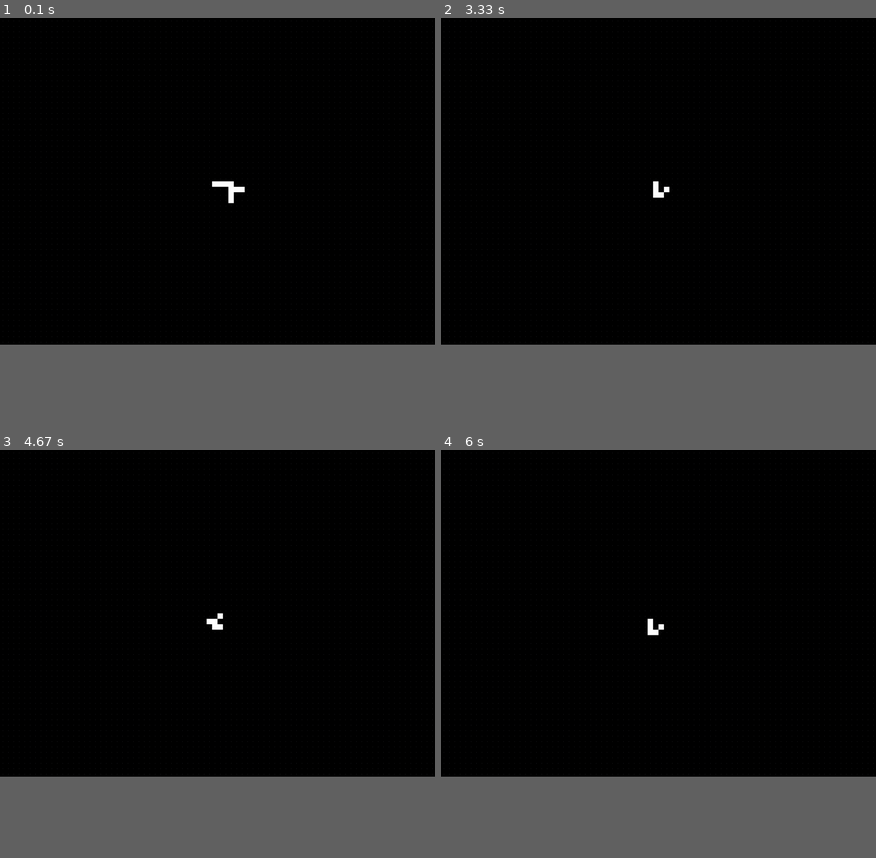
Above: before the commit, frames 1-4 (two rows, left to right).
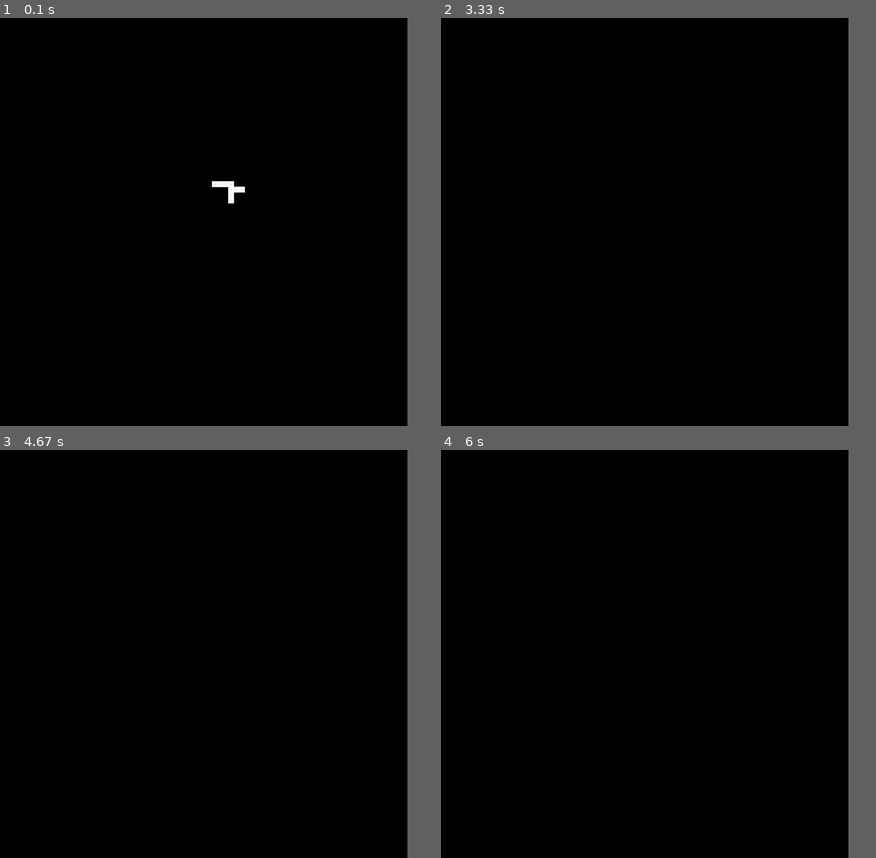
Above: after the commit, the same moments.

Repository: Egal432/game_of_life
Game: pygame game, started from src/gol/main.py
Same seed, same stepped clock (60 frames per second), same inputs: the game is played once before the commit and once after it.
Inputs (mouse positions are in pixels of both pictures, inside the frame that each line leads up to):
- Up to frame 1 (0.1 s): no input
- Up to frame 2 (3.33 s): tap F at 0.33, 0.82, 2.15 s; hold C 0.67-1.13 s; hold D 0.67-1.13 s; move the mouse to (545, 226) at 0.7 s; tap Space at 0.73, 1.03, 2.07, 2.37, 2.57, 2.87 s; press the mouse at (793, 364) at 1.2 s; move the mouse to (741, 311) at 1.3 s; release the mouse at (693, 258) at 1.43 s; hold W 2-2.47 s; hold + 2.5-2.97 s; hold D 2.5-2.97 s; tap - at 2.65 s
- Up to frame 3 (4.67 s): hold A 3.5-4.03 s; tap Space at 3.57, 3.87, 4.13, 4.43 s; tap F at 3.65 s; hold N 4.07-4.53 s; hold S 4.07-4.53 s; tap - at 4.22 s
- Up to frame 4 (6 s): no input
In our replay, the window is 900x675 before the commit and 843x843 after it. These sizes can differ from the game's own. Grey fills any space a smaller window leaves; there, only what the larger window draws over its background counts as a difference.

The runs differ from the first frame. In frame 1, 0.5% of the frame differs, in the area x 0-100%, y 0-80%; in frame 2, 0.5%; in frame 3, 0.5%; in frame 4, 0.5%.

Commit message:
ai slop introduced, might be some things missing...

Diff:
--- a/src/gol/engine.py
+++ b/src/gol/engine.py
@@ -1,4 +1,6 @@
 import numpy as np
+from typing import List
+from numpy.typing import NDArray
 
 
 class GameOfLife:
@@ -6,6 +8,8 @@
         self.width = width
         self.height = height
         self.grid = np.zeros((height, width), dtype=np.uint8)
+
+        self.future_states = []
 
         self.history = []
         self.max_history = max_history
@@ -30,25 +34,49 @@
     def snapshot(self):
         self._save_state()
 
+    def neighbors(self, state) -> "NDArray[np.uint8]":
+
+        neighbors = (
+            np.roll(state, 1, 0)
+            + np.roll(state, -1, 0)
+            + np.roll(state, 1, 1)
+            + np.roll(state, -1, 1)
+            + np.roll(np.roll(state, 1, 0), 1, 1)
+            + np.roll(np.roll(state, 1, 0), -1, 1)
+            + np.roll(np.roll(state, -1, 0), 1, 1)
+            + np.roll(np.roll(state, -1, 0), -1, 1)
+        )
+        return neighbors.astype(np.uint8)
+
     def step(self) -> None:
         self._save_state()
-
-        neighbors = (
-            np.roll(self.grid, 1, 0)
-            + np.roll(self.grid, -1, 0)
-            + np.roll(self.grid, 1, 1)
-            + np.roll(self.grid, -1, 1)
-            + np.roll(np.roll(self.grid, 1, 0), 1, 1)
-            + np.roll(np.roll(self.grid, 1, 0), -1, 1)
-            + np.roll(np.roll(self.grid, -1, 0), 1, 1)
-            + np.roll(np.roll(self.grid, -1, 0), -1, 1)
-        )
+        neighbors = self.neighbors(self.grid)
 
         self.grid = np.where(
             (neighbors == 3) | ((self.grid == 1) & (neighbors == 2)),
             1,
             0,
         ).astype(np.uint8)
+
+    def simulate(self, steps_ahead: int) -> None:
+        current = self.grid.copy()
+        self.future_states = []
+
+        for _ in range(steps_ahead):
+            neighbors = self.neighbors(current)
+
+            current = np.where(
+                (neighbors == 3) | ((current == 1) & (neighbors == 2)),
+                1,
+                0,
+            ).astype(np.uint8)
+
+            self.future_states.append(current.copy())
+
+    def clear_future(self):
+        self.future_states = []
+        self.show_future = False
+
 
     def undo(self):
         if not self.history:
--- a/src/gol/main.py
+++ b/src/gol/main.py
@@ -3,7 +3,7 @@
 
 
 def main():
-    game = GameOfLife(80, 60)
+    game = GameOfLife(200, 200)
     game.toggle(39, 30)
     game.toggle(40, 30)
     game.toggle(41, 30)
--- /dev/null
+++ b/src/gol/ui/camera.py
@@ -0,0 +1,40 @@
+from dataclasses import dataclass
+
+
+def world_to_screen(camera, wx, wy, cell_size):
+    sx = (wx - camera.x) * (cell_size * camera.zoom)
+    sy = (wy - camera.y) * (cell_size * camera.zoom)
+    return int(sx), int(sy)
+
+
+def screen_to_world(camera, sx, sy, cell_size):
+    wx = camera.x + sx / (cell_size * camera.zoom)
+    wy = camera.y + sy / (cell_size * camera.zoom)
+    return int(wx), int(wy)
+
+
+@dataclass
+class Camera:
+    x: float = 0.0  # top-left world cell
+    y: float = 0.0
+    zoom: float = 1.0  # scale factor
+
+    min_zoom: float = 0.2
+    max_zoom: float = 5.0
+
+    def clamp_zoom(self) -> None:
+        if self.zoom < self.min_zoom:
+            self.zoom = self.min_zoom
+        elif self.zoom > self.max_zoom:
+            self.zoom = self.max_zoom
+
+    def pan(self, dx: float, dy: float) -> None:
+        """
+        Pan in world coordinates.
+        dx, dy are in world-cell units.
+        """
+        self.x += dx
+        self.y += dy
+
+    def zoom_by(self, factor: float) -> None:
+        self.zoom *= factor
--- a/src/gol/ui/pygame_ui.py
+++ b/src/gol/ui/pygame_ui.py
@@ -1,140 +1,211 @@
-import time
-
+
+import math
+
+import numpy as np
 import pygame
 
-from gol.config import (
-    ALIVE_COLOR,
-    CELL_SIZE,
-    DEAD_COLOR,
-    FPS,
-    MAX_STEP,
-    MIN_STEP,
-    POINT_COLOR,
-    POINT_RADIUS,
-    STEP_INTERVAL,
-)
+from gol.config import (ALIVE_COLOR, CELL_SIZE, DEAD_COLOR, FPS, MAX_STEP,
+                        MIN_STEP, POINT_COLOR, STEP_INTERVAL)
+from gol.ui.camera import Camera, screen_to_world, world_to_screen
 
 
 def run(game):
-    step_interval = 0.2
-    MIN_STEP = 0.02
-    MAX_STEP = 1.0
-
+    # --- Helper to mark future as dirty
+    def mark_future_dirty():
+        nonlocal future_sim_dirty, future_surface_dirty
+        future_sim_dirty = True
+        future_surface_dirty = True
+
+    # --- Camera
+    camera = Camera(x=0.0, y=0.0, zoom=1.0)
+
+    SCREEN_W, SCREEN_H = 900, 900
+    ALPHA_SCALE = 0.75
+    SIMUL_RANGE = 25
+
+    step_interval = STEP_INTERVAL
     dragging = False
     drag_value = None
     dragged_cells = set()
 
+    future_surface_dirty = True
+    future_sim_dirty = True
+    show_future = False
+
     pygame.init()
-
-    width_px = game.width * CELL_SIZE
-    height_px = game.height * CELL_SIZE
-
-    screen = pygame.display.set_mode((width_px, height_px))
+    screen = pygame.display.set_mode((SCREEN_W, SCREEN_H))
     pygame.display.set_caption("Game of Life")
 
+    # Preallocate future surface
+    future_surface = pygame.Surface(screen.get_size(), pygame.SRCALPHA)
+
     clock = pygame.time.Clock()
-
     paused = False
     pending_steps = 0
     sim_time_acc = 0.0
-
     running = True
 
     while running:
-        # --- Events
+        dt = clock.tick(FPS) / 1000.0
+
+        # --- Event handling ---
         for event in pygame.event.get():
-            # closing window
             if event.type == pygame.QUIT:
                 running = False
 
-            # Spacebar = Pause
             elif event.type == pygame.KEYDOWN:
                 if event.key == pygame.K_SPACE:
                     paused = not paused
-
-                # n press = 1 step
                 elif event.key == pygame.K_n and paused:
                     pending_steps += 1
-
-                # simple undo with history of 1000 ~ 10 mb max
                 elif event.key == pygame.K_b and paused:
                     game.undo()
-
+                    mark_future_dirty()
+                elif event.key == pygame.K_f:
+                    show_future = not show_future
+                    mark_future_dirty()
+
+                   #Adjust step speed
                 elif event.key in (pygame.K_PLUS, pygame.K_EQUALS):
                     step_interval = max(MIN_STEP, step_interval * 0.8)
-
                 elif event.key == pygame.K_MINUS:
                     step_interval = min(MAX_STEP, step_interval * 1.25)
-
-            # mouse click toggles cells, dragging draws cells
-            # left mouse = alive, right mouse = unalive
+                elif event.key == pygame.K_c:
+                    game.clear()
+                    mark_future_dirty()
+
+            # Mouse click / dragging
             elif event.type == pygame.MOUSEBUTTONDOWN:
                 if paused and event.button in (1, 3):
-
                     mx, my = event.pos
-                    x = mx // CELL_SIZE
-                    y = my // CELL_SIZE
-
-                    dragging = True
-                    drag_value = event.button == 1
-                    game.snapshot()
-
-                    game.set_cell(x, y, drag_value)
-                    dragged_cells.clear()
+                    wx, wy = screen_to_world(camera, mx, my, CELL_SIZE)
+                    x, y = int(wx), int(wy)
+                    if 0 <= x < game.width and 0 <= y < game.height:
+                        dragging = True
+                        drag_value = event.button == 1
+                        game.snapshot()
+                        game.set_cell(x, y, drag_value)
+                        dragged_cells.clear()
+                        mark_future_dirty()
 
             elif event.type == pygame.MOUSEMOTION:
                 if paused and dragging:
                     mx, my = event.pos
-                    x = mx // CELL_SIZE
-                    y = my // CELL_SIZE
-
-                    if (x, y) not in dragged_cells:
-                        game.set_cell(x, y, drag_value)
-                        dragged_cells.add((x, y))
+                    wx, wy = screen_to_world(camera, mx, my, CELL_SIZE)
+                    x, y = int(wx), int(wy)
+                    if 0 <= x < game.width and 0 <= y < game.height:
+                        if (x, y) not in dragged_cells:
+                            game.set_cell(x, y, drag_value)
+                            dragged_cells.add((x, y))
+                            mark_future_dirty()
 
             elif event.type == pygame.MOUSEBUTTONUP:
                 if event.button in (1, 3):
                     dragging = False
                     drag_value = None
-
-        dt = clock.tick(FPS) / 1000.0
-
-        # manual steps: instant, uncapped
+                    mark_future_dirty()
+
+            elif event.type == pygame.MOUSEWHEEL:
+                if event.y > 0:
+                    camera.zoom_by(1.1)
+                elif event.y < 0:
+                    camera.zoom_by(0.9)
+                mark_future_dirty()
+
+        # --- Keyboard pan ---
+        keys = pygame.key.get_pressed()
+        pan_speed = 1 / camera.zoom
+        if keys[pygame.K_w]:
+            camera.pan(0, -pan_speed)
+            mark_future_dirty()
+        if keys[pygame.K_s]:
+            camera.pan(0, pan_speed)
+            mark_future_dirty()
+        if keys[pygame.K_a]:
+            camera.pan(-pan_speed, 0)
+            mark_future_dirty()
+        if keys[pygame.K_d]:
+            camera.pan(pan_speed, 0)
+            mark_future_dirty()
+
+        # --- Simulation stepping ---
+        # Manual steps
         while pending_steps > 0:
             game.step()
+            mark_future_dirty()
             pending_steps -= 1
 
-        # automatic stepping when unpaused
+        # Automatic stepping
         if not paused:
             sim_time_acc += dt
-            while sim_time_acc >= step_interval:
+            while sim_time_acc >= step_interval:  # step_interval
                 game.step()
+                mark_future_dirty()
                 sim_time_acc -= step_interval
-        else:
-            for _ in range(pending_steps):
-                game.step()
-            pending_steps = 0
-
-        # --- Draw
+
+        # --- Simulate future if needed ---
+        if show_future and future_sim_dirty:
+            game.simulate(SIMUL_RANGE)
+            future_sim_dirty = False
+            future_surface_dirty = True
+
+        # --- Compute visible range ---
+        screen_w, screen_h = screen.get_size()
+        cell_px = CELL_SIZE * camera.zoom
+        visible_cols = int(screen_w / cell_px) + 2
+        visible_rows = int(screen_h / cell_px) + 2
+        start_x = max(0, int(camera.x))
+        start_y = max(0, int(camera.y))
+        end_x = min(game.width, start_x + visible_cols)
+        end_y = min(game.height, start_y + visible_rows)
+        cell_px = int(round(cell_px))
+
+        # --- Draw background ---
         screen.fill(DEAD_COLOR)
 
-        for y in range(game.height):
-            for x in range(game.width):
-                cx = x * CELL_SIZE + CELL_SIZE // 2
-                cy = y * CELL_SIZE + CELL_SIZE // 2
-                pygame.draw.rect(screen, POINT_COLOR, (cx, cy, 1, 1))
-                if game.alive(x, y):
-                    rect = pygame.Rect(
-                        x * CELL_SIZE,
-                        y * CELL_SIZE,
-                        CELL_SIZE,
-                        CELL_SIZE,
-                    )
-                    screen.fill(ALIVE_COLOR, rect)
+        # --- Draw future using numpy surfarray for speed ---
+        if show_future and future_surface_dirty:
+            future_surface.fill((0, 0, 0, 0))
+            arr = np.zeros((screen_h, screen_w, 4), dtype=np.uint8)
+
+            for step_idx, grid in enumerate(game.future_states):
+                alpha = int(255 * ALPHA_SCALE * (1.0 - step_idx / len(game.future_states)))
+                color = (*ALIVE_COLOR[:3], alpha)
+
+                # Only alive cells
+                ys, xs = np.nonzero(grid)
+                for y_cell, x_cell in zip(ys, xs):
+                    if start_x <= x_cell < end_x and start_y <= y_cell < end_y:
+                        sx, sy = world_to_screen(camera, x_cell, y_cell, CELL_SIZE)
+                        sx, sy = int(sx), int(sy)
+                        if 0 <= sx < screen_w and 0 <= sy < screen_h:
+                            sx, sy = world_to_screen(camera, x_cell, y_cell, CELL_SIZE)
+                            sx, sy = int(sx), int(sy)
+                            rect = pygame.Rect(sx,
+                                               sy,
+                                               int(CELL_SIZE*camera.zoom)+1,
+                                               int(CELL_SIZE*camera.zoom)+1)
+                            pygame.draw.rect(future_surface, color, rect)
+            future_surface_dirty = False
+
+        if show_future:
+            screen.blit(future_surface, (0, 0))
+
+        # --- Draw live cells ---
+        ys, xs = np.nonzero(game.grid)
+        for y_cell, x_cell in zip(ys, xs):
+            if start_x <= x_cell < end_x and start_y <= y_cell < end_y:
+                sx, sy = world_to_screen(camera, x_cell, y_cell, CELL_SIZE)
+                rect = pygame.Rect(int(sx), int(sy), cell_px + 1, cell_px + 1)
+                pygame.draw.rect(screen, ALIVE_COLOR, rect)
+
+        # Optional: draw grid dots if zoomed in
+        if camera.zoom >= 0.8:
+            for y_cell, x_cell in zip(ys, xs):
+                if start_x <= x_cell < end_x and start_y <= y_cell < end_y:
+                    sx, sy = world_to_screen(camera, x_cell + 0.5, y_cell + 0.5, CELL_SIZE)
+                    screen.set_at((int(sx), int(sy)), POINT_COLOR)
 
         pygame.display.flip()
 
-        # --- Timing
-        clock.tick(FPS)
-
     pygame.quit()
--- a/tests/test_engine.py
+++ b/tests/test_engine.py
@@ -1,7 +1,9 @@
 import numpy as np
 
 from gol.engine import GameOfLife
-
+from gol.ui.camera import Camera, screen_to_world, world_to_screen
+from gol.config import (ALIVE_COLOR, CELL_SIZE, DEAD_COLOR, FPS, MAX_STEP,
+                        MIN_STEP, POINT_COLOR, POINT_RADIUS, STEP_INTERVAL)
 
 def test_block_is_stable():
     game = GameOfLife(4, 4)
@@ -40,3 +42,12 @@
 
     game.undo()
     assert game.grid[2, 2] == 0
+
+
+def test_world_to_screen_roundtrip():
+    cell_size = CELL_SIZE
+    cam = Camera(x=10, y=5, zoom=2)
+    wx, wy = 12, 7
+    sx, sy = world_to_screen(cam, wx, wy, cell_size)
+    wx2, wy2 = screen_to_world(cam, sx, sy, cell_size)
+    assert (wx, wy) == (int(wx2), int(wy2))
